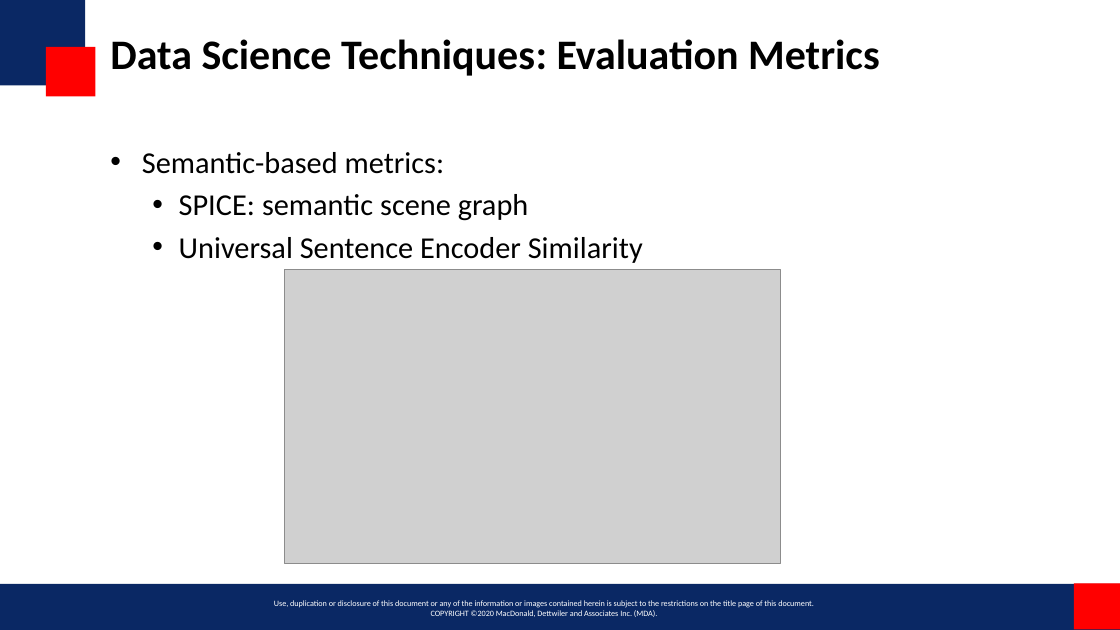
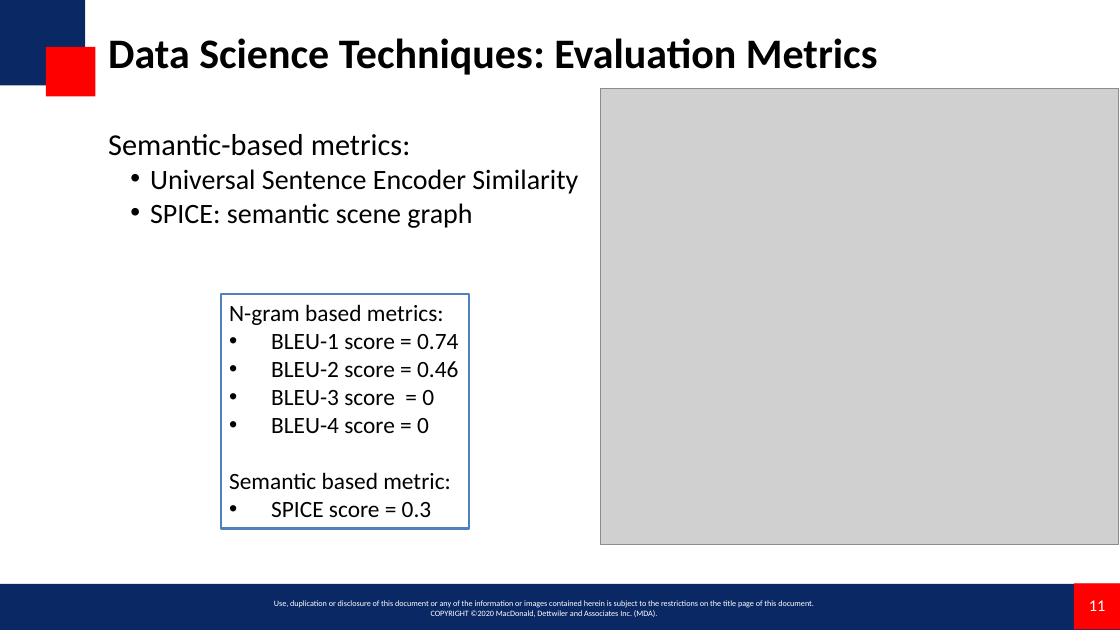
Before and after one commit to miketianchen/MDA_image_captioning, a slide deck: slide 11 of docs/final_presentation.pptx. Drawn at 1120x630 pixels with LibreOffice and Linux fonts; fonts in the diff are those of the drawing; grey boxes stand for pictures; background and template pictures are left out. Boxes give left, top, right and bottom in pixels: in the first picture for what was removed or moved away, otherwise in the second. Text is boxed around its words. In the diff, an @@ line names an element or a change of style, - is before the commit and + after.

Commit message:
updated slides

```diff
--- a/docs/final_presentation.pptx
+++ b/docs/final_presentation.pptx
@@ picture added at bbox=[601, 88, 1119, 544] @@
@@ text added at bbox=[108, 134, 578, 228], 24 pt, text #000000 @@
+Semantic-based metrics:
+  • Universal Sentence Encoder Similarity
+  • SPICE: semantic scene graph
@@ text removed at bbox=[142, 152, 643, 263] @@
-• Semantic-based metrics:
-  • SPICE: semantic scene graph
-  • Universal Sentence Encoder Similarity
@@ rectangle added at bbox=[221, 294, 470, 528], fill #FFFFFF, outline #4F81BD 2 pt, 20 pt, text #000000 @@
+N-gram based metrics:
+• BLEU-1 score = 0.74
+• BLEU-2 score = 0.46
+• BLEU-3 score = 0
+• BLEU-4 score = 0
+Semantic based metric:
+• SPICE score = 0.3
@@ picture removed at bbox=[284, 270, 780, 564] @@
@@ page number added at bbox=[1089, 600, 1106, 611], 14 pt, text #FFFFFF @@
+11
```
Also in this commit, not shown: 25 other slides changed, 1 slide added.
